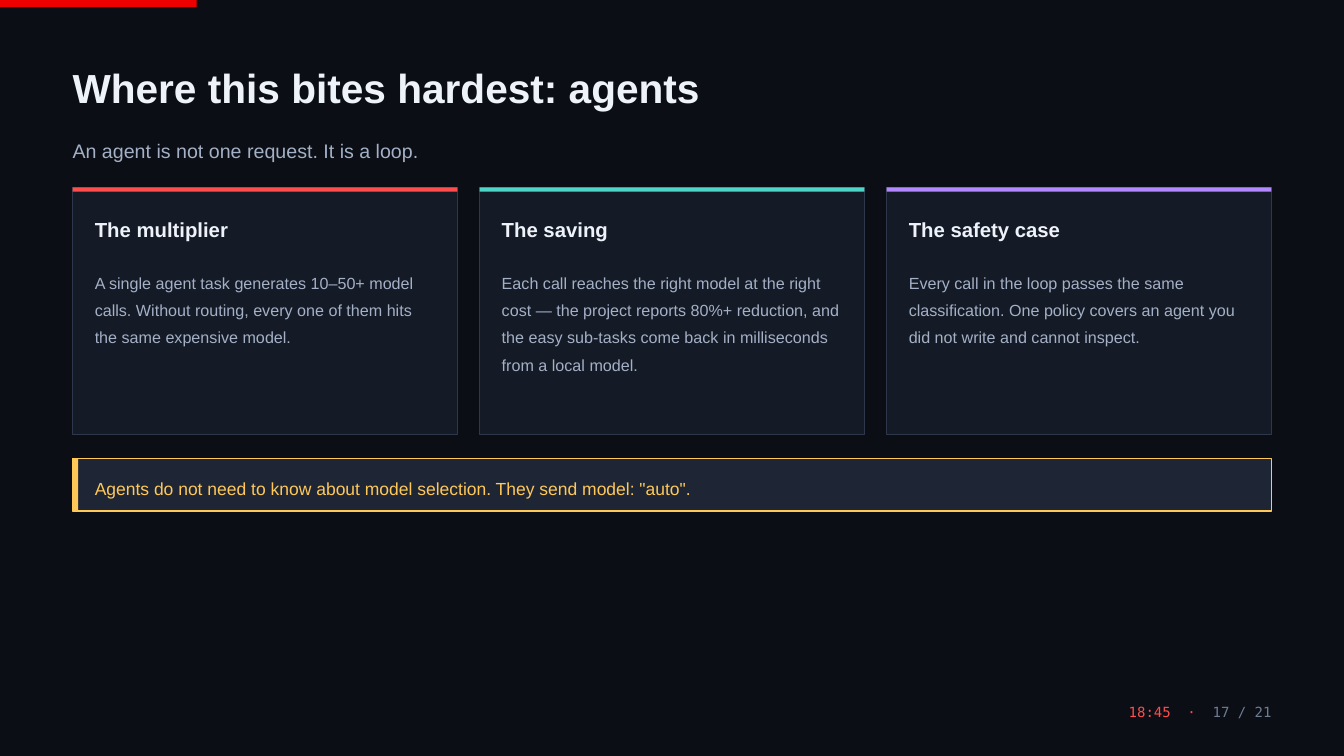
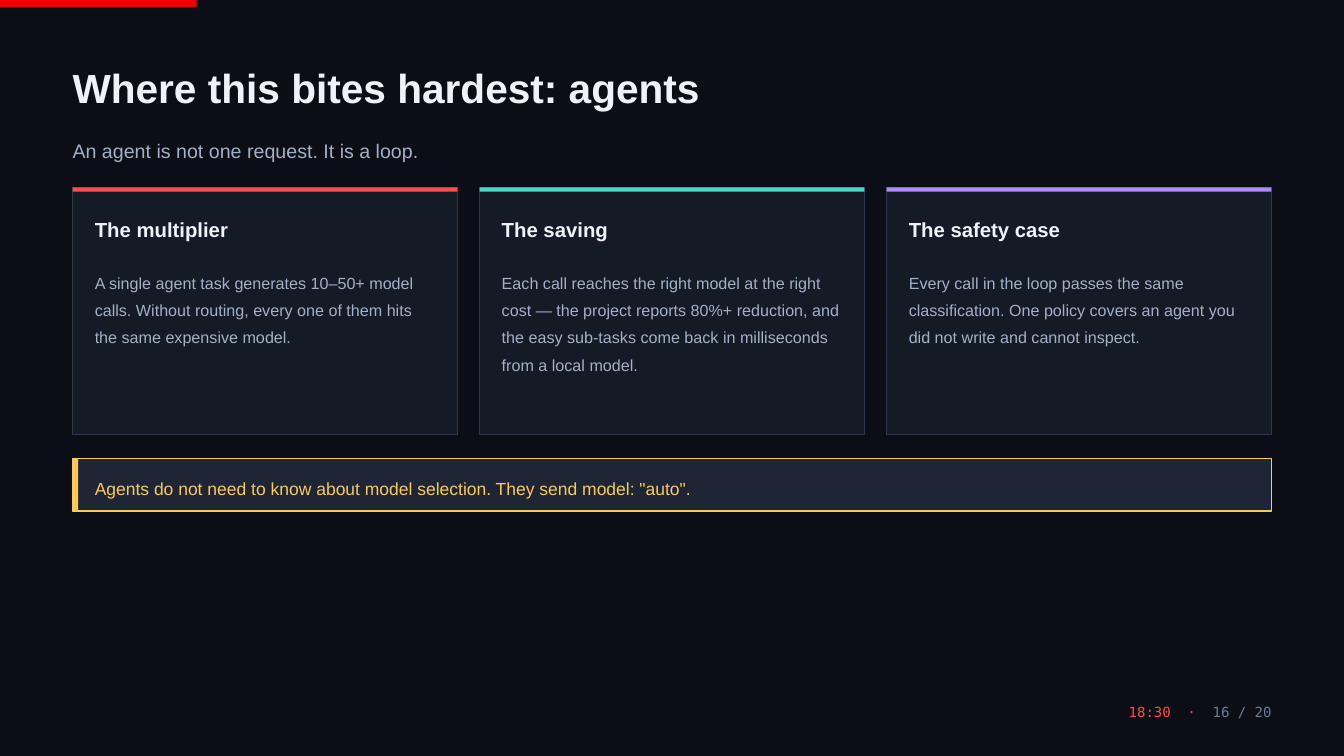
Before and after one commit to ritzshah/vllm-semantic-router-demo, a slide deck: slide 17 of docs/presentation/vLLM-Semantic-Router.pptx. Drawn at 1344x756 pixels with LibreOffice and Linux fonts; fonts in the diff are those of the drawing. Boxes give left, top, right and bottom in pixels: in the first picture for what was removed or moved away, otherwise in the second. Text is boxed around its words. In the diff, an @@ line names an element or a change of style, - is before the commit and + after.

```diff
--- a/docs/presentation/vLLM-Semantic-Router.pptx
+++ b/docs/presentation/vLLM-Semantic-Router.pptx
@@ text at (x1=1129, y1=706, x2=1272, y2=718): text changed @@
-18:45 · 17 / 21
+18:30 · 16 / 20
```
Also in this commit, not shown: 20 other slides changed, 5 other files.
